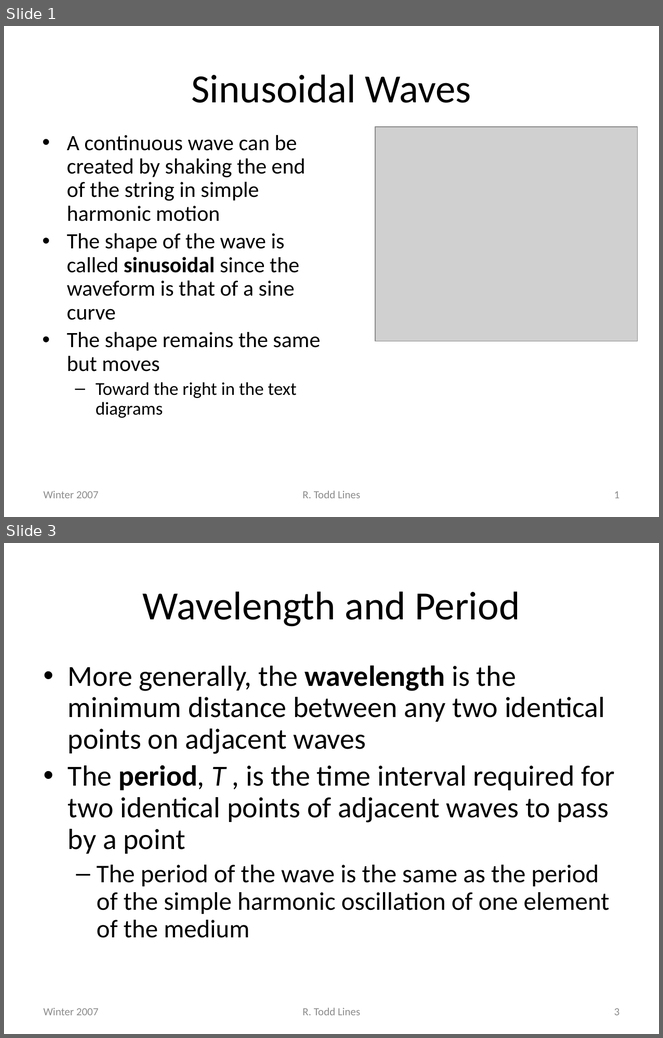
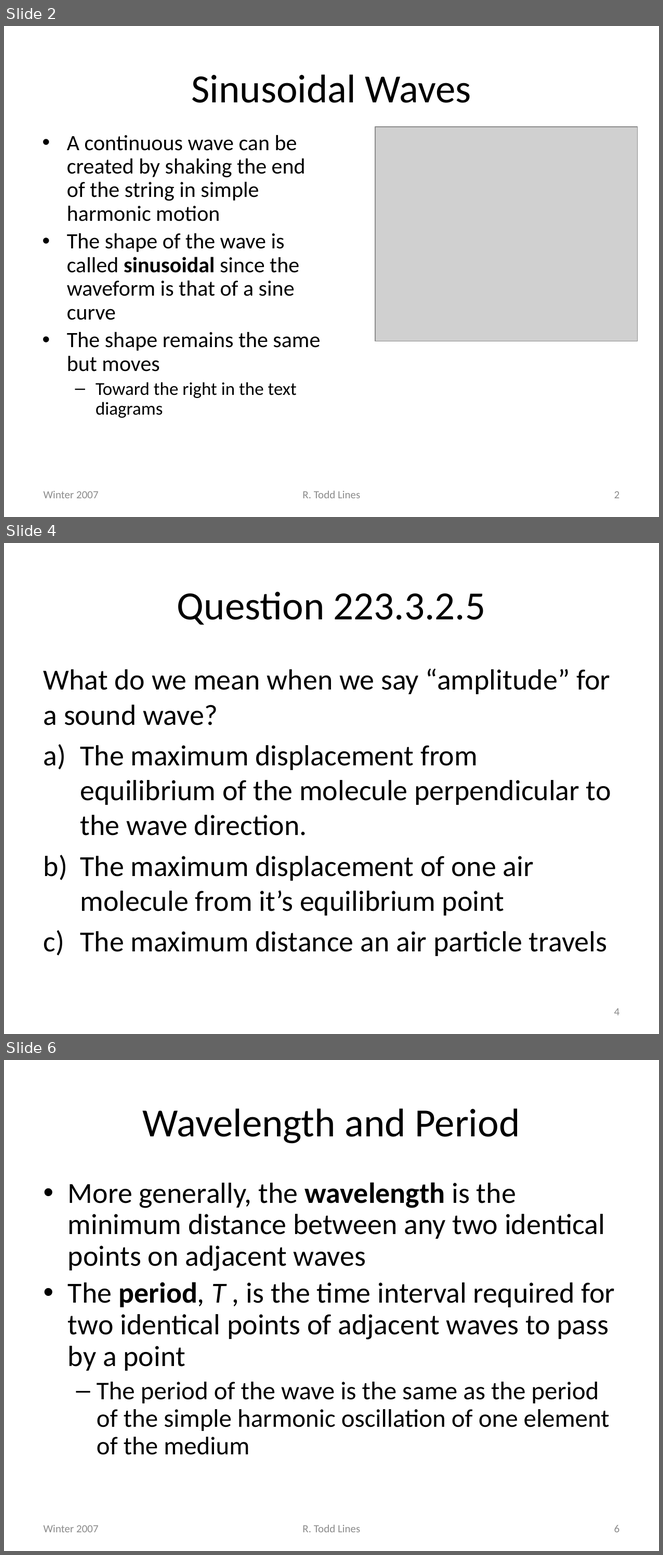
Before and after one commit to rtlines/PH223-Engineering-Physics, a slide deck: Slides/PH223_Lecture_03.pptx. Shown one above the other, each under a label of ours: slides 1 and 3 before the commit, slides 2, 4 and 6 after it; the slides between them are not shown. The pictures are 663x1038 and 663x1555 pixels, drawn with LibreOffice and Linux fonts; fonts in the diff are those of the drawing; grey boxes stand for pictures. Boxes give left, top, right and bottom in pixels: in the first picture for what was removed or moved away, otherwise in the second. Text is boxed around its words. In the diff, an @@ line names an element or a change of style, - is before the commit and + after.

```diff
--- a/Slides/PH223_Lecture_03.pptx
+++ b/Slides/PH223_Lecture_03.pptx
@@ slide 4 added at box(4, 543, 659, 1034), background #FFFFFF @@
@@ title added at box(177, 591, 486, 625), 44 pt, text #000000 @@
+Question 223.3.2.5
@@ text added at box(44, 668, 611, 956), 32 pt, text #000000 @@
+What do we mean when we say “amplitude” for a sound wave?
+a) The maximum displacement from equilibrium of the molecule perpendicular to the wave direction.
+b) The maximum displacement of one air molecule from it’s equilibrium point
+c) The maximum distance an air particle travels
@@ page number added at box(614, 1008, 620, 1016), 12 pt, text #8C8C8C @@
+4
@@ what was slide 1 is now slide 2 @@
@@ page number at box(614, 491, 620, 499): text changed @@
-1
+2
@@ what was slide 3 is now slide 6 @@
@@ page number at box(614, 1525, 620, 1533): text changed @@
-3
+6
```
Also in this commit, not shown: 1 slide changed, 7 other slides added.
